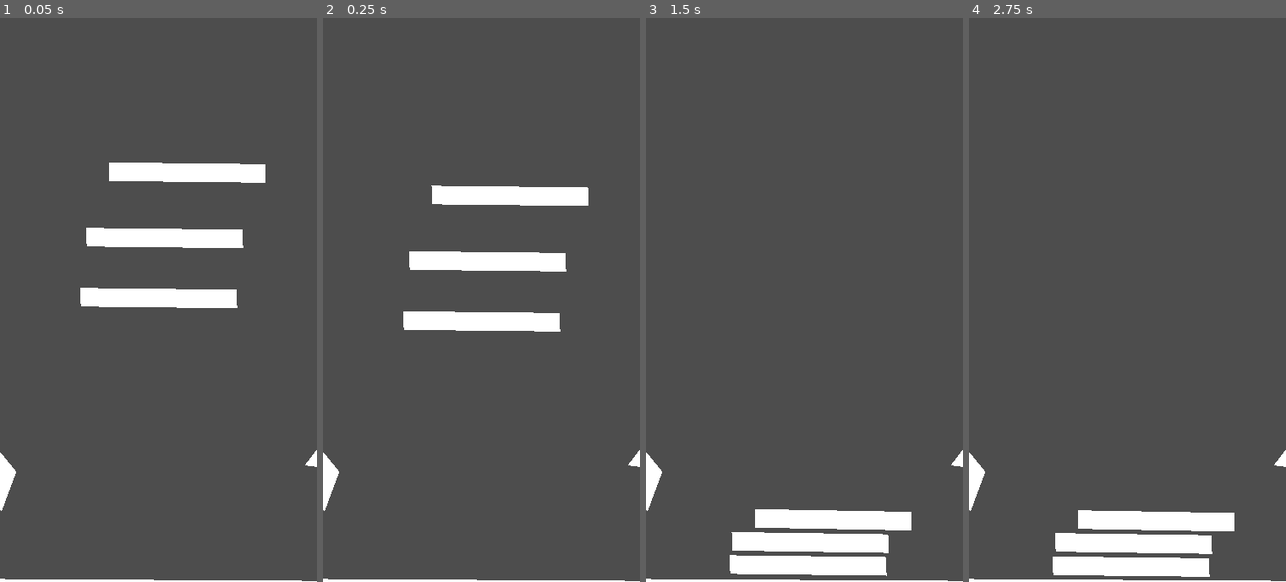
Above: before the commit, frames 1-4 (left to right).
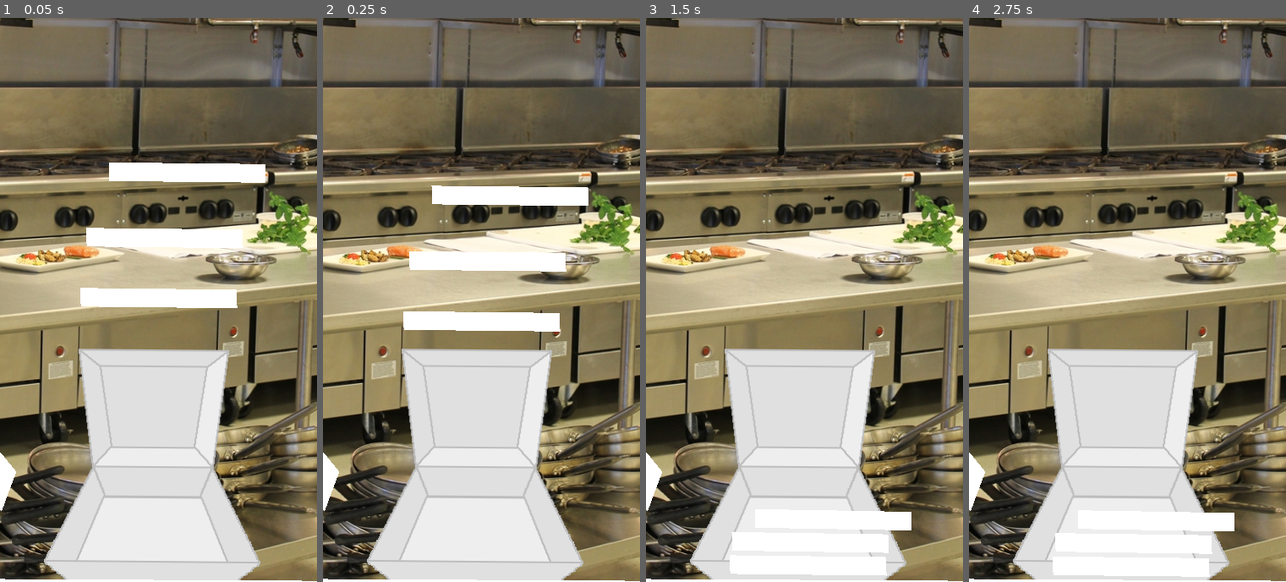
Above: after the commit, the same moments.

Repository: noahmacaulay/Burger
Game: Godot game, scene res://scene.tscn
Same seed, same stepped clock (60 frames per second), same inputs: the game is played once before the commit and once after it.
Inputs (mouse positions are in pixels of both pictures, inside the frame that each line leads up to):
- Up to frame 1 (0.05 s): no input
- Up to frame 2 (0.25 s): no input
- Up to frame 3 (1.5 s): move the mouse to (833, 277) at 0.52 s; click (833, 277) at 0.67 s; move the mouse to (807, 565) at 1.27 s; click (807, 565) at 1.42 s
- Up to frame 4 (2.75 s): tap Enter at 2 s; move the mouse to (1133, 542) at 2.02 s; click (1133, 542) at 2.17 s

The runs differ from the first frame. In frame 1, 85% of the frame differs, in the area x 0-100%, y 0-100%; in frame 2, 85%; in frame 3, 85%; in frame 4, 85%.

Commit message:
background, thickened walls

Diff:
--- a/scene.tscn
+++ b/scene.tscn
@@ -1,17 +1,30 @@
-[gd_scene load_steps=5 format=3 uid="uid://chegh8f4puhkt"]
+[gd_scene load_steps=8 format=3 uid="uid://chegh8f4puhkt"]
 
 [ext_resource type="Script" path="res://Pickable.gd" id="1_2vlhc"]
 [ext_resource type="Script" path="res://Main.gd" id="1_6w10p"]
+[ext_resource type="Texture2D" uid="uid://biujcljfjao67" path="res://assets/kitchen.jpg" id="2_ovkas"]
+[ext_resource type="Texture2D" uid="uid://blfcdx82dyigq" path="res://assets/Takeout.png" id="3_u8lgk"]
 
 [sub_resource type="RectangleShape2D" id="RectangleShape2D_whnis"]
 size = Vector2(183.588, 27.8146)
 
 [sub_resource type="RectangleShape2D" id="RectangleShape2D_v5tss"]
-size = Vector2(992, 49)
+size = Vector2(992, 334.775)
+
+[sub_resource type="RectangleShape2D" id="RectangleShape2D_fan56"]
+size = Vector2(989.277, 288.981)
 
 [node name="Scene" type="Node2D"]
 rotation = 0.00873521
 script = ExtResource("1_6w10p")
+
+[node name="Background" type="Sprite2D" parent="."]
+position = Vector2(162.414, 275.592)
+texture = ExtResource("2_ovkas")
+
+[node name="takeout" type="Sprite2D" parent="."]
+position = Vector2(185.483, 512.399)
+texture = ExtResource("3_u8lgk")
 
 [node name="RigidBody2D" type="RigidBody2D" parent="." groups=["pickable"]]
 position = Vector2(221.573, 179.071)
@@ -36,7 +49,7 @@
 polygon = PackedVector2Array(-168.067, 80, 293.532, 77, 294, 124, -169.471, 125)
 
 [node name="CollisionShape2D" type="CollisionShape2D" parent="StaticBody2D"]
-position = Vector2(-15, 37)
+position = Vector2(-15, 179.888)
 shape = SubResource("RectangleShape2D_v5tss")
 debug_color = Color(0.309804, 0.505882, 0.964706, 0.419608)
 
@@ -44,7 +57,7 @@
 position = Vector2(220.224, 368.09)
 
 [node name="Polygon2D" type="Polygon2D" parent="StaticBody2D3"]
-position = Vector2(-316.381, 148.836)
+position = Vector2(-301.228, 266.492)
 scale = Vector2(2.12777, 1)
 polygon = PackedVector2Array(216.755, 9, 328.175, -305, 337.538, -275, 238.29, 14)
 
@@ -52,7 +65,7 @@
 position = Vector2(167.295, 139.185)
 rotation = 0.261799
 scale = Vector2(0.390588, 0.807808)
-polygon = PackedVector2Array(79.5203, 199.194, -366.424, -610.71, -223.6, -635, 162.034, 185.56)
+polygon = PackedVector2Array(79.5203, 199.194, -661.86, -1135.05, 253.316, -1271.9, 982.736, 106.339)
 
 [node name="StaticBody2D2" type="StaticBody2D" parent="."]
 position = Vector2(-249.987, 460.447)
@@ -67,7 +80,7 @@
 position = Vector2(244, 96)
 rotation = -1.0472
 scale = Vector2(0.384687, 0.811906)
-polygon = PackedVector2Array(-292.596, 18.549, 1192.76, -417.456, 1298.56, -346.92, -231.229, 80.0428)
+polygon = PackedVector2Array(-642.23, -262.679, 1735.83, -995.009, 2234.4, -610.972, -231.229, 80.0428)
 
 [node name="RigidBody2D2" type="RigidBody2D" parent="." groups=["pickable"]]
 position = Vector2(187.893, 330.371)
@@ -96,3 +109,9 @@
 [node name="CollisionShape2D" type="CollisionShape2D" parent="RigidBody2D3"]
 position = Vector2(1.52588e-05, 2.28882e-05)
 shape = SubResource("RectangleShape2D_whnis")
+
+[node name="StaticBody2D4" type="StaticBody2D" parent="."]
+
+[node name="CollisionShape2D" type="CollisionShape2D" parent="StaticBody2D4"]
+position = Vector2(187.54, -561.985)
+shape = SubResource("RectangleShape2D_fan56")
